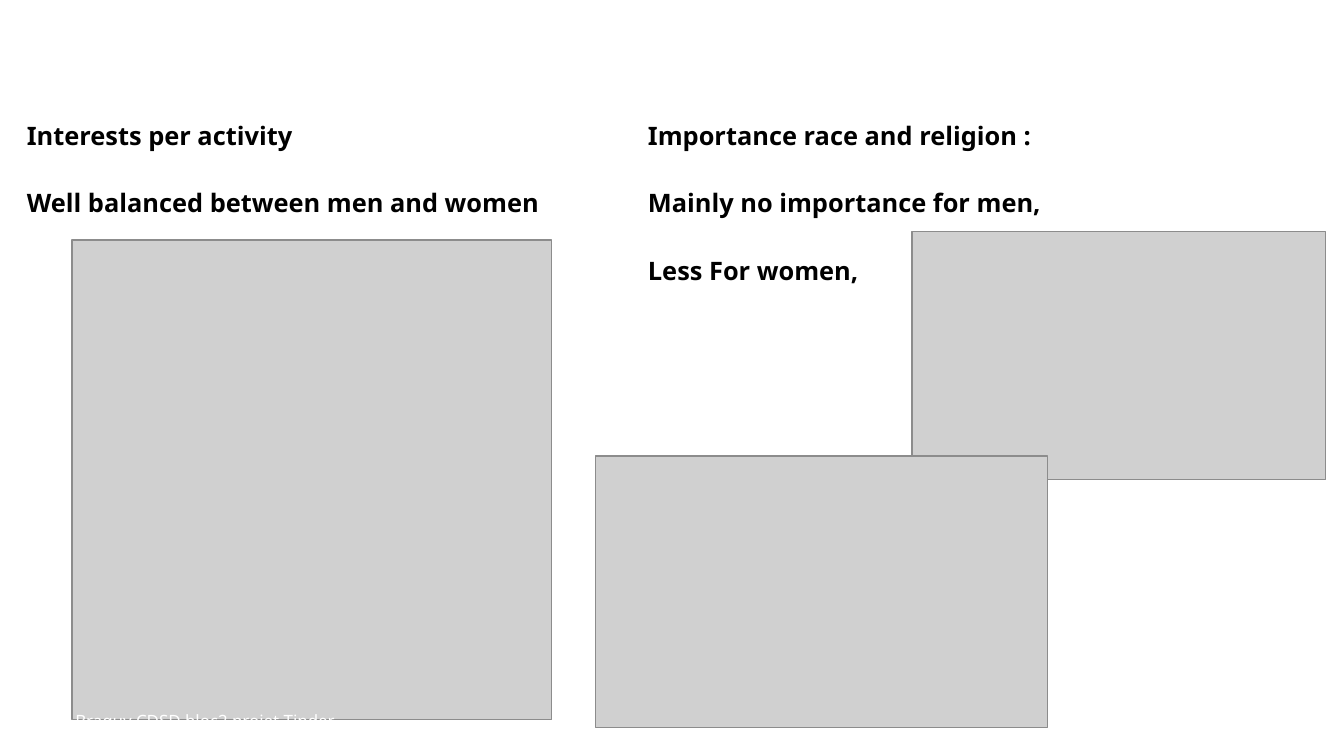
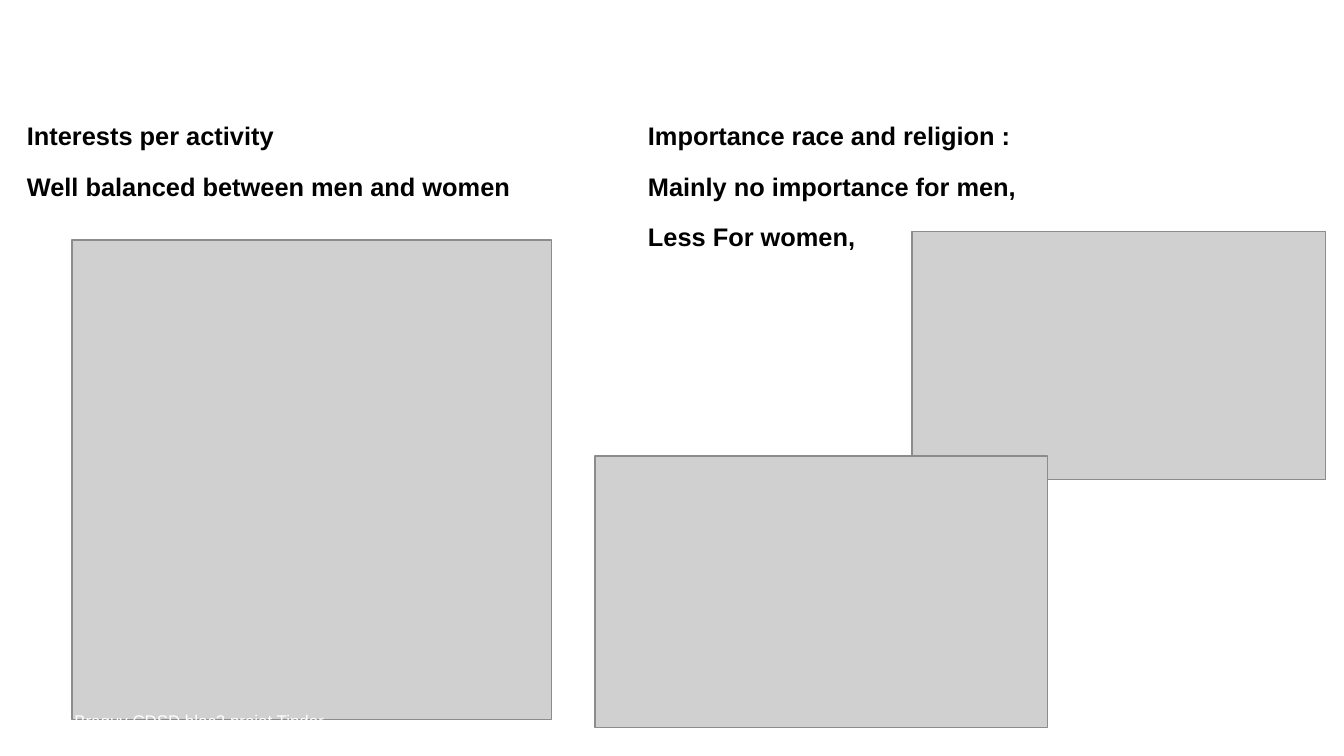
Before and after one commit to cyrilbraguy/Bl2_Tinder, a slide deck: slide 7 of doc/Braguy_CDSD_bl2_tinder.odp. Drawn at 1344x756 pixels with LibreOffice and Linux fonts; fonts in the diff are those of the drawing; grey boxes stand for pictures; background and template pictures are left out. Boxes give left, top, right and bottom in pixels: in the first picture for what was removed or moved away, otherwise in the second. Text is boxed around its words. In the diff, an @@ line names an element or a change of style, - is before the commit and + after.

```diff
--- a/doc/Braguy_CDSD_bl2_tinder.odp
+++ b/doc/Braguy_CDSD_bl2_tinder.odp
@@ text "Interests per activity" at box(27, 126, 509, 197): font Noto Sans to Arial; less space between paragraphs @@
@@ text "Importance race and religion :" at box(648, 126, 1016, 250): font Noto Sans to Arial; less space between paragraphs @@
@@ text "Cyril Braguy CDSD bloc2 projet ..." at box(74, 713, 324, 720): font Noto Sans to Arial @@
```
Also in this commit, not shown: 15 other slides changed, 2 other files.
